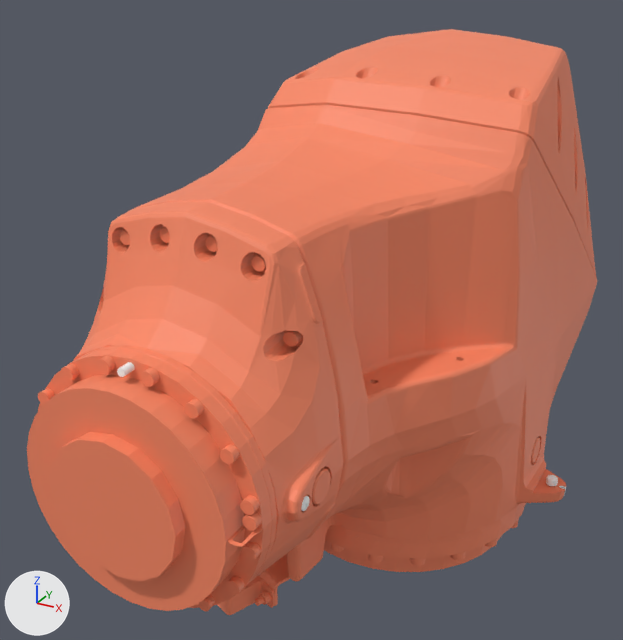
The OBJ model docs/public/sim/models/kuka_vcmx/KR_50_R2500/A3.obj, before and after one commit.
Both versions are drawn from a camera (50 mm lens) standing at (0.271, -0.673, 0.322) and looking at (-0.048, -0.093, 0.032). Every picture has the same lights, and +X, +Y and +Z are marked at lower left. The older version comes first. Where no turn or scale is listed for an object, it has been applied to the vertices. Vertices at exactly the same position are counted once.

Objects in the first picture: 'A3'.
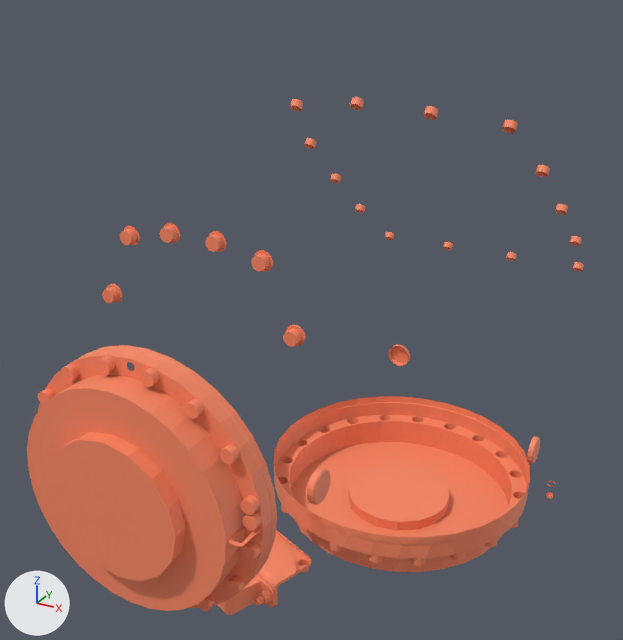
The edits, one by one:
me_a3 is used by ob_a3; location (0.0, 0.0, 0.0).
me_a3 had 9061 vertices, 16734 faces and spanned x -0.162..0.159, y -0.347..0.203, z -0.201..0.246.
me_a3 now has 3323 vertices, 5903 faces and spans x -0.149..0.15, y -0.347..0.199, z -0.201..0.211.
me_a3 part 1: 5718 vertices removed from x -0.162..0.159, y -0.325..0.203, z -0.175..0.246.
Other edits to the shape of me_a3 do not show in these pictures.
me_a3 no longer uses material mat_mat_1 (orange #fb8965).
me_a3 no longer uses material mat_mat_3 (white #ffffff).

Where the change shows, as pixel boxes [x1, y1, x2, y2] in the pictures (623 x 640 px):
'A3', reshaped (12% shorter)
    before: [27, 29, 597, 615]
    after: [27, 97, 584, 615]
part 1 of me_a3, deleted
    before: [72, 29, 597, 582]
